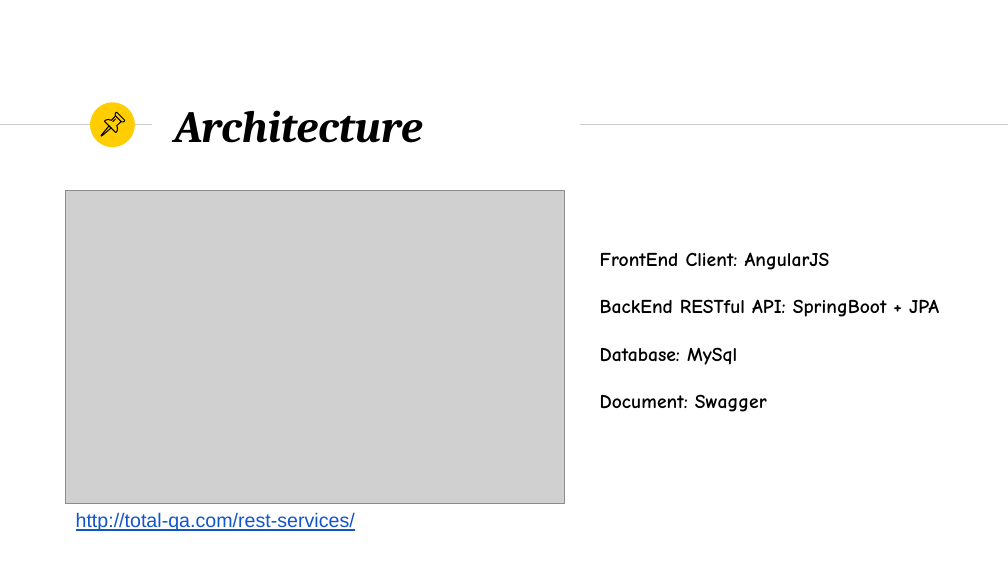
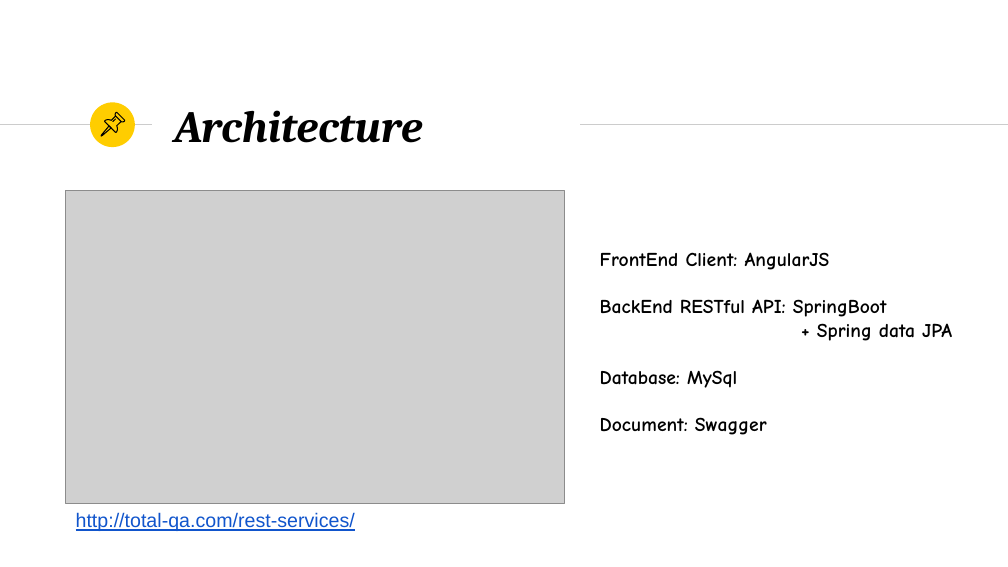
Before and after one commit to Cappuccinuo/NBA_DB, a slide deck: slide 4 of Resources/Presentation/NBA Full-Stack Application.pptx. Drawn at 1008x567 pixels with LibreOffice and Linux fonts; fonts in the diff are those of the drawing; grey boxes stand for pictures; background and template pictures are left out. Boxes give left, top, right and bottom in pixels: in the first picture for what was removed or moved away, otherwise in the second. Text is boxed around its words. In the diff, an @@ line names an element or a change of style, - is before the commit and + after.

```diff
--- a/Resources/Presentation/NBA Full-Stack Application.pptx
+++ b/Resources/Presentation/NBA Full-Stack Application.pptx
@@ text at [600,299,952,341]: text changed @@
-BackEnd RESTful API: SpringBoot + JPA
+BackEnd RESTful API: SpringBoot
++ Spring data JPA
```
Also in this commit, not shown: 14 other files.
